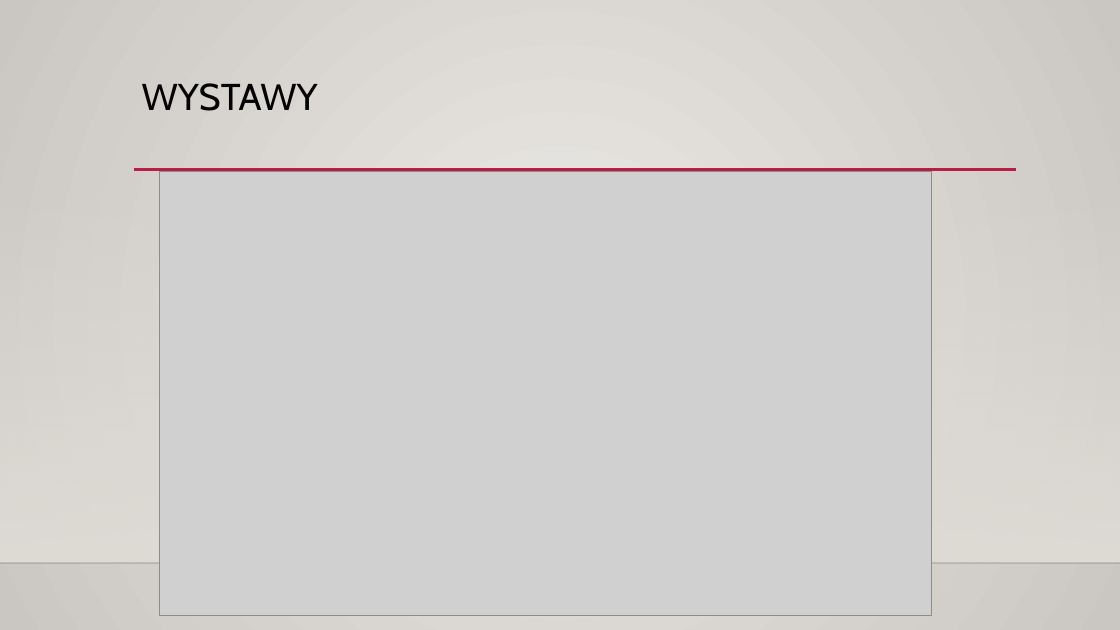
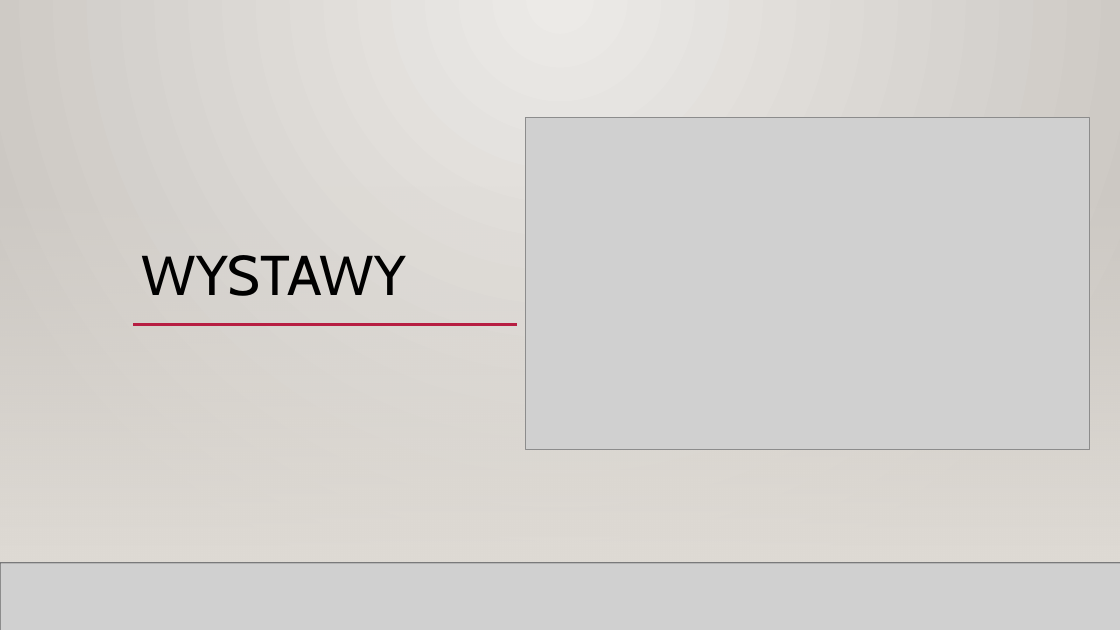
Before and after one commit to oliwiaglodek/MuzeumWPF, a slide deck: slide 17 of Prezentacja na obronę.pptx (slide 8 before the commit). Drawn at 1120x630 pixels with LibreOffice and Linux fonts; fonts in the diff are those of the drawing; grey boxes stand for pictures; background and template pictures are left out. Boxes give left, top, right and bottom in pixels: in the first picture for what was removed or moved away, otherwise in the second. Text is boxed around its words. In the diff, an @@ line names an element or a change of style, - is before the commit and + after.

```diff
--- a/Prezentacja na obronę.pptx
+++ b/Prezentacja na obronę.pptx
@@ rectangle added at (x1=0, y1=0, x2=1120, y2=630), fill gradient #ECEAE7 to #CAC7C1 @@
@@ title "WYSTAWY" moved from (x1=142, y1=83, x2=318, y2=111) to (x1=142, y1=255, x2=406, y2=296) @@
@@ title "WYSTAWY" at (x1=142, y1=255, x2=406, y2=296): size 32 to 48 pt; vertical alignment top to bottom @@
@@ picture resized from (x1=159, y1=171, x2=931, y2=616) to (x1=526, y1=118, x2=1090, y2=450) @@
@@ rectangle added at (x1=0, y1=186, x2=1120, y2=563), fill gradient #DFDBD5 @@
@@ rectangle added at (x1=0, y1=186, x2=1120, y2=563), fill gradient #DFDBD5 @@
@@ line added from (134, 324) to (517, 324), #B71E42 2.5 pt @@
@@ line added from (222, 324) to (1016, 324), #B71E42 2.5 pt @@
@@ line added from (0, 563) to (1120, 563), #000001 1 pt @@
@@ picture added at (x1=0, y1=563, x2=1120, y2=630) @@
@@ line added from (0, 563) to (1120, 563), #000001 1 pt @@
```
Also in this commit, not shown: 13 other slides changed, 9 slides added.
